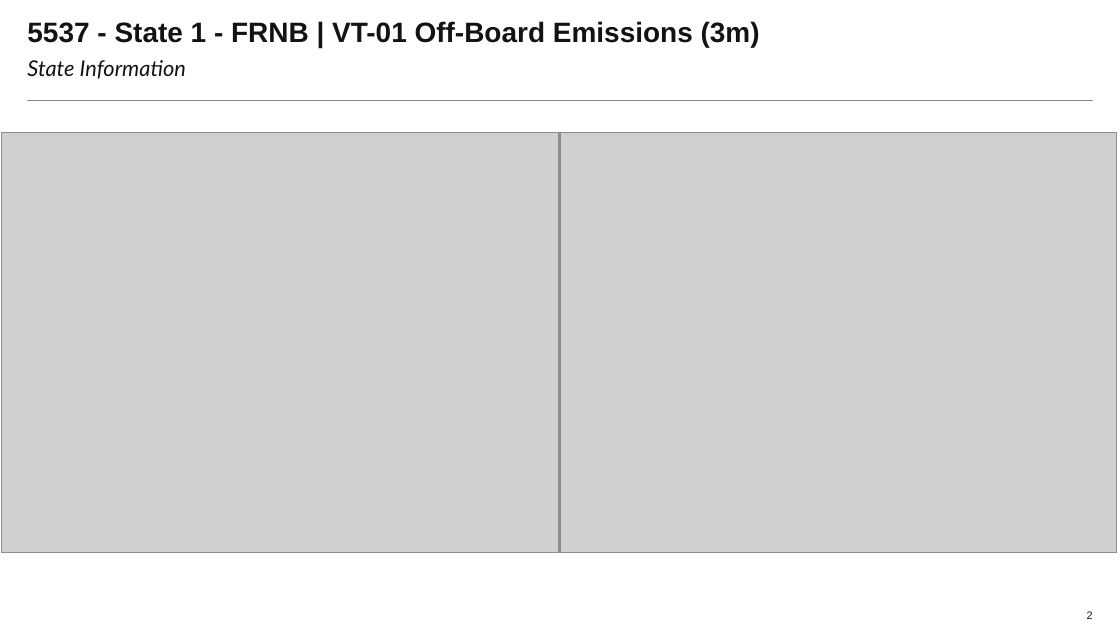
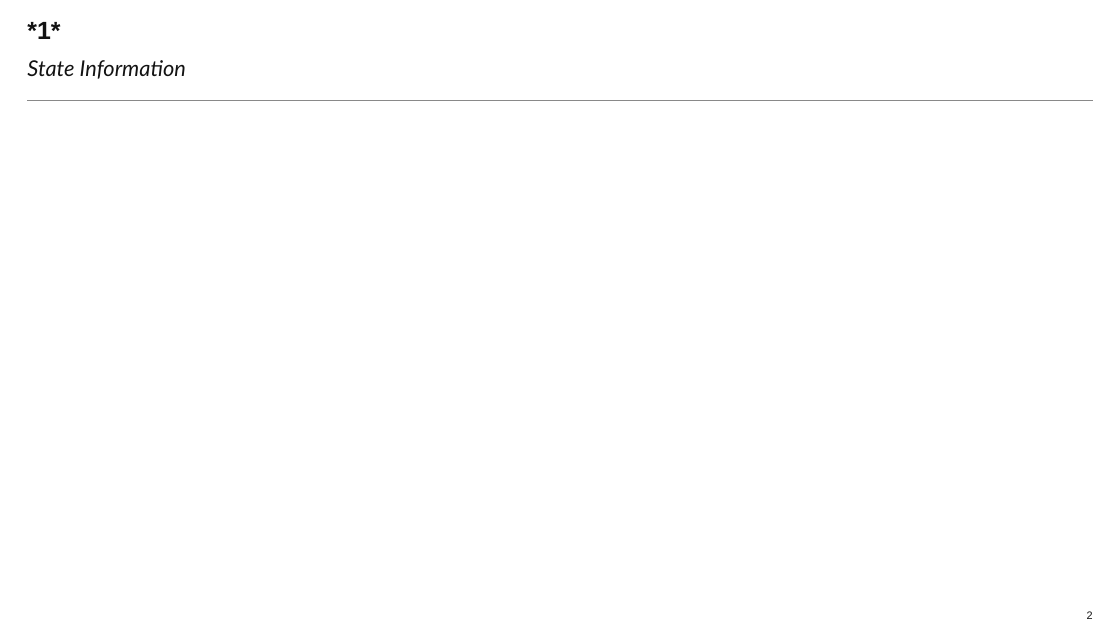
Before and after one commit to Laurapaws/graphGrabber, a slide deck: slide 2 of newDeck.pptx. Drawn at 1120x630 pixels with LibreOffice and Linux fonts; fonts in the diff are those of the drawing; grey boxes stand for pictures; background and template pictures are left out. Boxes give left, top, right and bottom in pixels: in the first picture for what was removed or moved away, otherwise in the second. Text is boxed around its words. In the diff, an @@ line names an element or a change of style, - is before the commit and + after.

```diff
--- a/newDeck.pptx
+++ b/newDeck.pptx
@@ title at box(27, 22, 60, 39): text changed; size 18 to 16 pt @@
-5537 - State 1 - FRNB | VT-01 Off-Board Emissions (3m)
+*1*
@@ picture removed at box(1, 132, 558, 552) @@
@@ picture removed at box(560, 132, 1117, 552) @@
```
Also in this commit, not shown: 22 other slides changed, 27 slides added, 5 other files.
